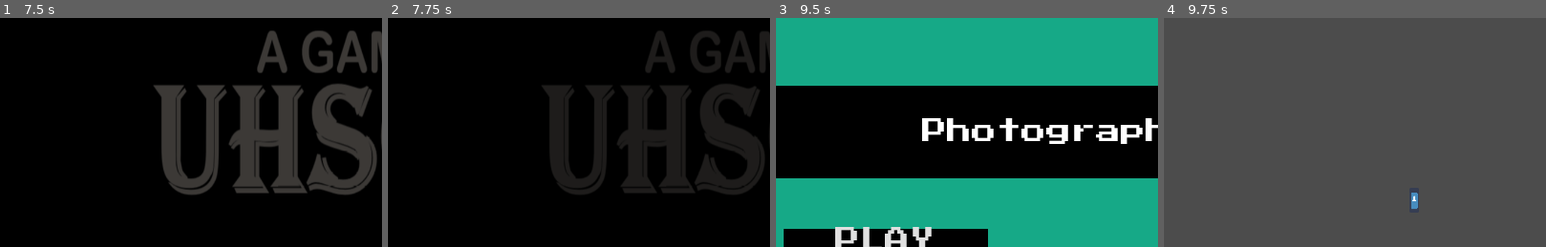
Above: before the commit, frames 1-4 (left to right).
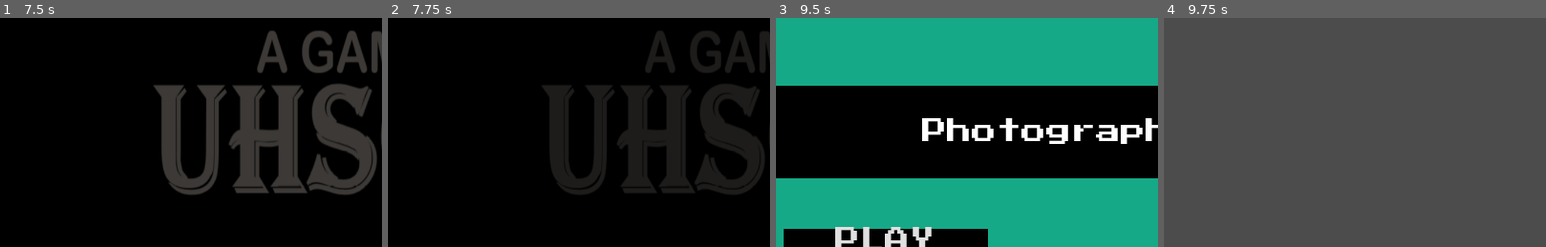
Above: after the commit, the same moments.

Repository: UHSGDC/Photographers-Hike
Game: Godot game, scene res://Scenes/Game_Splash_Intro.tscn
Same seed, same stepped clock (60 frames per second), same inputs: the game is played once before the commit and once after it. The engine's default icon, where the game draws it, is replaced by a stand-in: a white triangle on a blue panel in a dark square.
Inputs (mouse positions are % of the whole screen's width and height, from its top left):
- Up to frame 1 (7.5 s): tap Enter (ui_accept) at 0.5, 3.5, 4.25, 5, 5.75 s; move the mouse to (72, 45) at 0.52 s; hold Ctrl (interact) 0.53-1.28 s; hold D (right) 0.53-2.03 s; click (72, 45) at 0.67 s; tap Space (jump) at 0.77, 1.52, 3.02, 3.77, 4.52, 6.02, 6.77 s; move the mouse to (30, 55) at 1.27 s; tap Ctrl (interact) every 1.5 s from 1.35 to 7.35 s; move the mouse to (60, 28) at 2.02 s; hold A (left) 2.03-2.78 s; hold Ctrl (interact) 2.03-2.78 s; move the mouse to (45, 70) at 2.77 s; hold D (right) 2.78-4.28 s; click (45, 70) at 2.92 s; move the mouse to (80, 65) at 3.52 s; hold Ctrl (interact) 3.53-4.28 s; tap Escape (pause) at 4.15 s; move the mouse to (20, 35) at 4.27 s; hold A (left) 4.28-5.03 s; move the mouse to (55, 50) at 5.02 s; hold D (right) 5.03-5.78 s; hold Ctrl (interact) 5.03-5.78 s; click (55, 50) at 5.17 s; move the mouse to (35, 25) at 5.77 s; hold A (left) 5.78-7.28 s; move the mouse to (72, 45) at 6.52 s; hold Ctrl (interact) 6.53-7.28 s; move the mouse to (30, 55) at 7.27 s; hold D (right) from 7.28 s (still down); click (30, 55) at 7.42 s
- Up to frame 2 (7.75 s): keep holding D (right); tap Space (jump) at 7.52 s
- Up to frame 3 (9.5 s): keep holding D (right); move the mouse to (60, 28) at 8.02 s; hold Ctrl (interact) 8.03-8.78 s; tap Enter (ui_accept) at 8.75 s; move the mouse to (45, 70) at 8.77 s; tap Ctrl (interact) at 8.85 s; tap Space (jump) at 9.02 s
- Up to frame 4 (9.75 s): release D (right) at 9.5 s; click "PLAY" at 9.5 s
The pictures show only the part of the screen within x 0-50%, y 27-77%; the shares and areas given below are measured in that part.

Frames 1-3 are identical in both runs. In frame 4, 0.1% of the frame differs, in the area x 64-67%, y 76-84%.
Error after the commit: Parse Error: The identifier "DialogBox" isn't declared in the current scope. (res://Scripts/PlatformingPlayer.gd:57)

Commit message:
Temporary changes to test dialog

Diff:
--- a/PhotographersHike/Scripts/PlatformingPlayer.gd
+++ b/PhotographersHike/Scripts/PlatformingPlayer.gd
@@ -42,37 +42,30 @@
 }
 
 
-# Dialog
-
-enum Level {
-	BASE,
-	DENSE,
-	SPARSE,
-	SNOWY,
-	SUMMIT
-}
-
-signal dialog_trigger_interacted(level)
-
+signal dialog_trigger_interacted(speaker, level_id, dialog_number)
+
+var dialog_playing: bool = false
 
 func _ready() -> void:
 	Global.platforming_player = self
 
 
 func _unhandled_input(event: InputEvent) -> void:
-	var dialog_info: Array = [Level.BASE, "base_camp_character", 0]
-
+	if dialog_playing:
+		return
 	if event.is_action_pressed("interact"):
-		emit_signal("dialog_trigger_interacted", dialog_info)
+		emit_signal("dialog_trigger_interacted", "old_man", DialogBox.Levels.BASE, 1)
+		dialog_playing = true
 
 
 # Delta is the time since physics_process was last called
 # I multiply things by delta so things move correctly no matter the frame rate
 func _physics_process(delta: float) -> void:
+
 	input()
 
 	# Pause player movement between rooms
-	if !Global.room_pause:
+	if !Global.room_pause and !dialog_playing:
 		move(delta)
 
 
--- /dev/null
+++ b/PhotographersHike/Scripts/Testing.gd
@@ -0,0 +1,21 @@
+extends Node2D
+
+
+# Declare member variables here. Examples:
+# var a: int = 2
+# var b: String = "text"
+
+
+# Called when the node enters the scene tree for the first time.
+func _ready() -> void:
+	pass # Replace with function body.
+
+
+# Called every frame. 'delta' is the elapsed time since the previous frame.
+#func _process(delta: float) -> void:
+#	pass
+
+
+func _on_PlatformingPlayer_dialog_trigger_interacted(speaker: String, level_id: int, dialog_number: int) -> void:
+	yield($Dialog/DialogBox.play_dialog(speaker, level_id, dialog_number), "completed")
+	Global.platforming_player.dialog_playing = false
